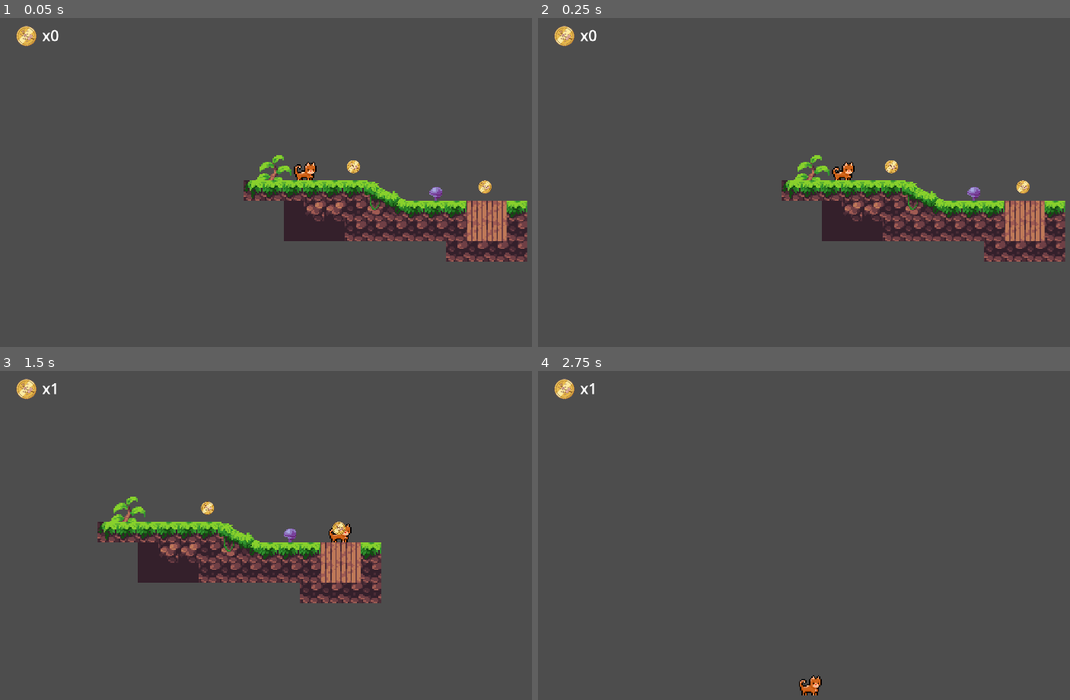
Above: before the commit, frames 1-4 (two rows, left to right).
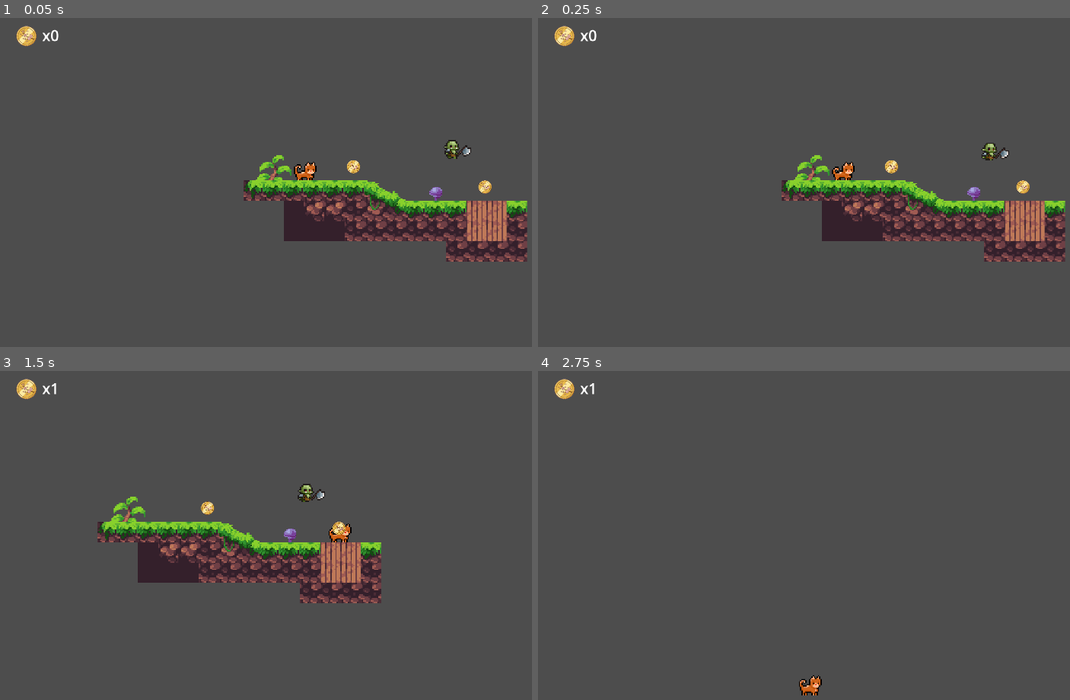
Above: after the commit, the same moments.

Repository: ionutincau/cats
Game: Godot game, scene res://scenes/game.tscn
Two runs of this game, one before a commit and one after it. Both use one fixed random seed, a clock stepped at 60 frames per second and the inputs below.
Inputs:
- Up to frame 1 (0.05 s): no input
- Up to frame 2 (0.25 s): no input
- Up to frame 3 (1.5 s): tap Enter (ui_accept) at 0.5, 0.77 s; hold Right (ui_right) from 0.53 s (still down)
- Up to frame 4 (2.75 s): tap Enter (ui_accept) at 1.52 s; release Right (ui_right) at 2.03 s; hold Left (ui_left) from 2.03 s (still down)

The runs differ from the first frame. In frame 1, 0.2% of the frame differs, in the area x 83-89%, y 37-43%; in frame 2, 0.2%; in frame 3, 0.2%; in frame 4, nothing differs.

Commit message:
add enemy

Diff:
--- /dev/null
+++ b/scenes/enemy.tscn
@@ -0,0 +1,74 @@
+[gd_scene load_steps=11 format=3 uid="uid://bk63n57jh7v1b"]
+
+[ext_resource type="Texture2D" uid="uid://21rmpua4p56h" path="res://assets/sprites/Orc-Walk.png" id="1_7p1mj"]
+
+[sub_resource type="AtlasTexture" id="AtlasTexture_md0e3"]
+atlas = ExtResource("1_7p1mj")
+region = Rect2(0, 40, 100, 20)
+
+[sub_resource type="AtlasTexture" id="AtlasTexture_4ra3w"]
+atlas = ExtResource("1_7p1mj")
+region = Rect2(100, 40, 100, 20)
+
+[sub_resource type="AtlasTexture" id="AtlasTexture_5uy6h"]
+atlas = ExtResource("1_7p1mj")
+region = Rect2(200, 40, 100, 20)
+
+[sub_resource type="AtlasTexture" id="AtlasTexture_c4w8v"]
+atlas = ExtResource("1_7p1mj")
+region = Rect2(300, 40, 100, 20)
+
+[sub_resource type="AtlasTexture" id="AtlasTexture_xwavj"]
+atlas = ExtResource("1_7p1mj")
+region = Rect2(400, 40, 100, 20)
+
+[sub_resource type="AtlasTexture" id="AtlasTexture_nenq2"]
+atlas = ExtResource("1_7p1mj")
+region = Rect2(500, 40, 100, 20)
+
+[sub_resource type="AtlasTexture" id="AtlasTexture_md484"]
+atlas = ExtResource("1_7p1mj")
+region = Rect2(600, 40, 100, 20)
+
+[sub_resource type="AtlasTexture" id="AtlasTexture_ipns3"]
+atlas = ExtResource("1_7p1mj")
+region = Rect2(700, 40, 100, 20)
+
+[sub_resource type="SpriteFrames" id="SpriteFrames_8qclf"]
+animations = [{
+"frames": [{
+"duration": 1.0,
+"texture": SubResource("AtlasTexture_md0e3")
+}, {
+"duration": 1.0,
+"texture": SubResource("AtlasTexture_4ra3w")
+}, {
+"duration": 1.0,
+"texture": SubResource("AtlasTexture_5uy6h")
+}, {
+"duration": 1.0,
+"texture": SubResource("AtlasTexture_c4w8v")
+}, {
+"duration": 1.0,
+"texture": SubResource("AtlasTexture_xwavj")
+}, {
+"duration": 1.0,
+"texture": SubResource("AtlasTexture_nenq2")
+}, {
+"duration": 1.0,
+"texture": SubResource("AtlasTexture_md484")
+}, {
+"duration": 1.0,
+"texture": SubResource("AtlasTexture_ipns3")
+}],
+"loop": true,
+"name": &"default",
+"speed": 10.0
+}]
+
+[node name="Node2D" type="Node2D"]
+
+[node name="AnimatedSprite2D" type="AnimatedSprite2D" parent="."]
+sprite_frames = SubResource("SpriteFrames_8qclf")
+autoplay = "default"
+frame_progress = 0.956609
--- a/scenes/game.tscn
+++ b/scenes/game.tscn
@@ -1,10 +1,11 @@
-[gd_scene load_steps=8 format=4 uid="uid://di38dgsqflpej"]
+[gd_scene load_steps=9 format=4 uid="uid://di38dgsqflpej"]
 
 [ext_resource type="PackedScene" uid="uid://cy4cvb054mpcj" path="res://scenes/game_manager.tscn" id="1_lbhrr"]
 [ext_resource type="PackedScene" uid="uid://b311kj5m8hpfv" path="res://scenes/player.tscn" id="1_uwrxv"]
 [ext_resource type="Texture2D" uid="uid://cqgjbiugchj3y" path="res://assets/sprites/grassland.png" id="2_yqjtg"]
 [ext_resource type="PackedScene" uid="uid://dljf6illtqv77" path="res://scenes/coin.tscn" id="3_lnu2h"]
 [ext_resource type="PackedScene" uid="uid://cgklrxx6ch7dj" path="res://scenes/ui.tscn" id="5_iywne"]
+[ext_resource type="PackedScene" uid="uid://bk63n57jh7v1b" path="res://scenes/enemy.tscn" id="6_p57ef"]
 
 [sub_resource type="TileSetAtlasSource" id="TileSetAtlasSource_lnu2h"]
 texture = ExtResource("2_yqjtg")
@@ -616,3 +617,6 @@
 
 [node name="Ui" parent="." instance=ExtResource("5_iywne")]
 unique_name_in_owner = true
+
+[node name="Node2D" parent="." instance=ExtResource("6_p57ef")]
+position = Vector2(116, -23)
Binary file added: assets/sprites/Orc-Walk.png
Not shown, added: assets/sprites/Orc-Walk.png.import
Not shown, changed: README.md
